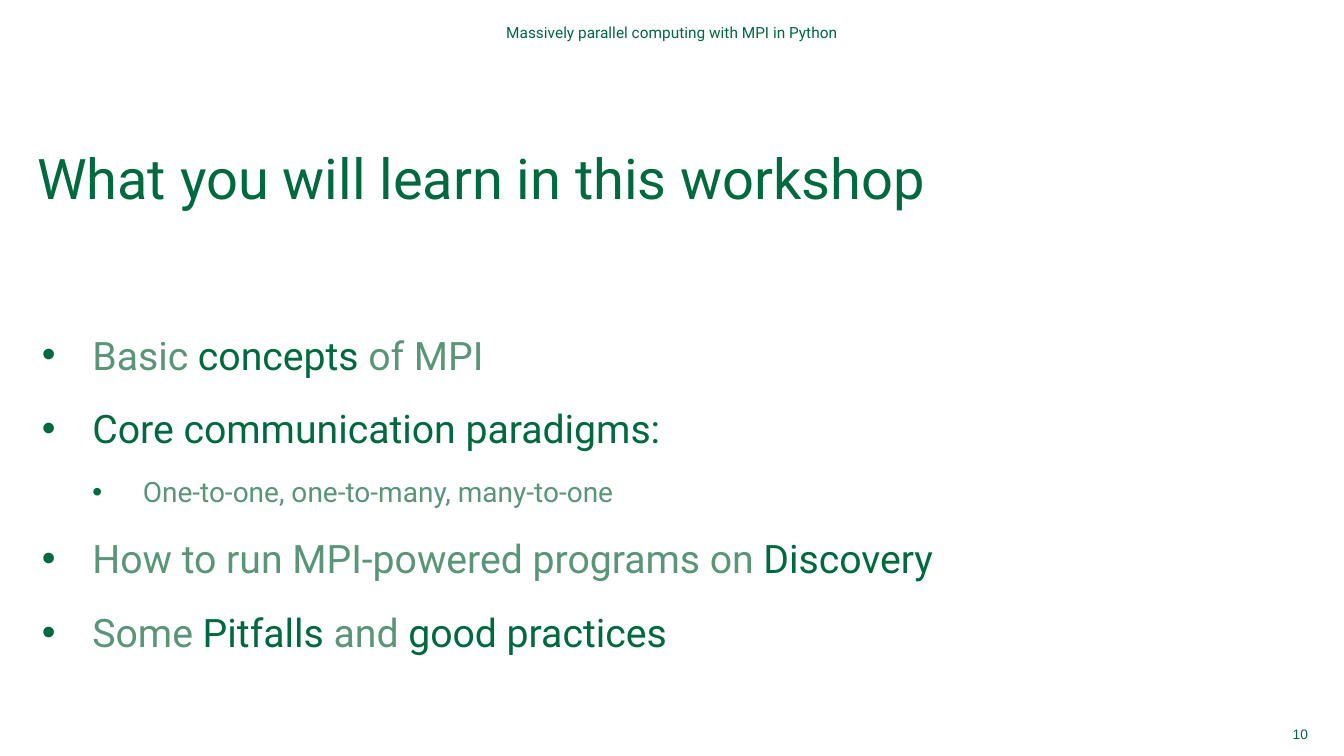
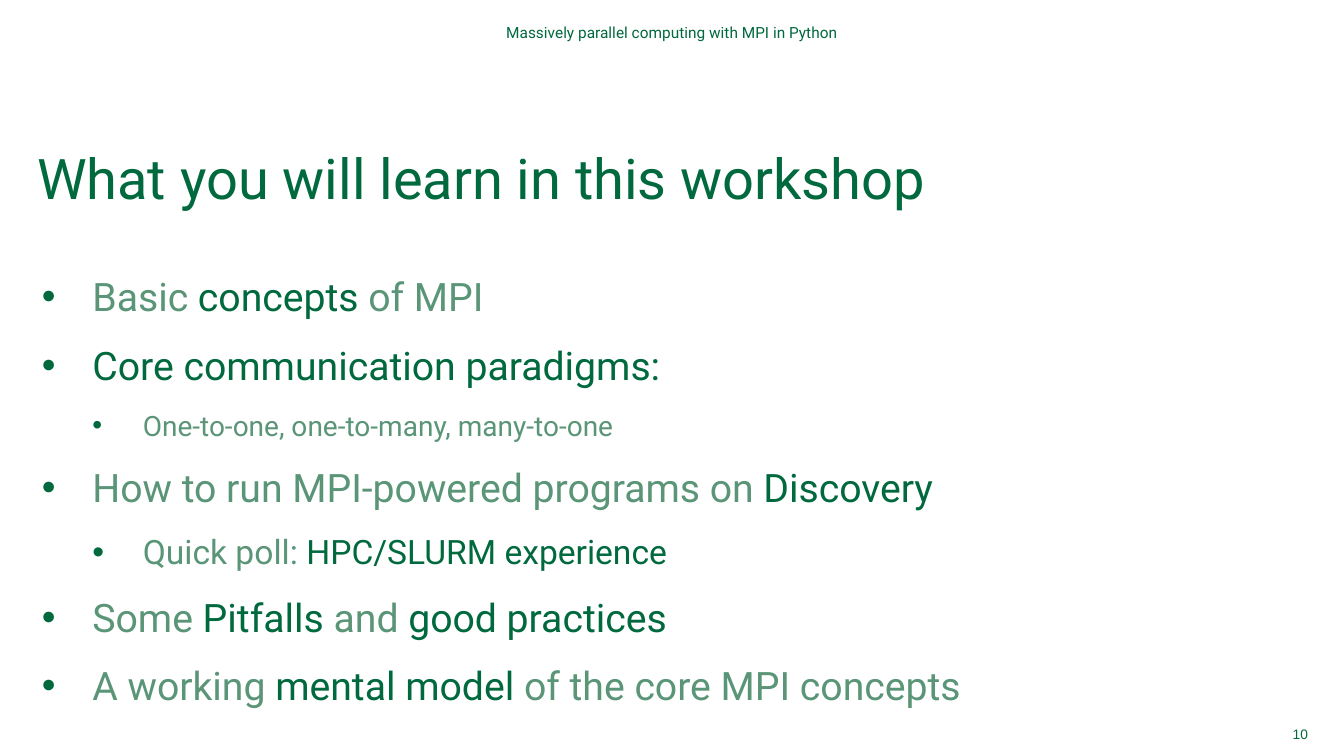
Before and after one commit to Dartmouth-Libraries/distributed-computing-with-python-and-mpi, a slide deck: slide 10 of ppt/Distributed-Computing-with-MPI.pptx. Drawn at 1344x756 pixels with LibreOffice and Linux fonts; fonts in the diff are those of the drawing; background and template pictures are left out. Boxes give left, top, right and bottom in pixels: in the first picture for what was removed or moved away, otherwise in the second. Text is boxed around its words. In the diff, an @@ line names an element or a change of style, - is before the commit and + after.

```diff
--- a/ppt/Distributed-Computing-with-MPI.pptx
+++ b/ppt/Distributed-Computing-with-MPI.pptx
@@ text at box(92, 281, 932, 640): line spacing 1.2 to 1.1 @@
@@ text at box(143, 539, 667, 571): paragraph added @@
+  • Quick poll: HPC/SLURM experience
@@ text at box(92, 670, 961, 708): paragraph added @@
+• A working mental model of the core MPI concepts
```
Also in this commit, not shown: 2 other slides changed, 10 slides added.
